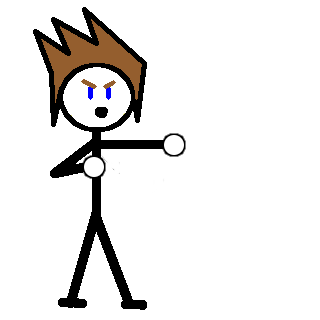
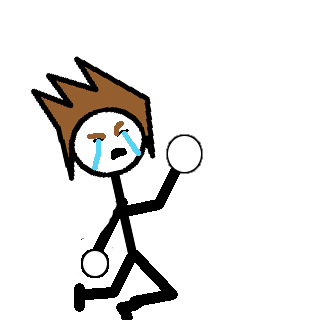
Layer changes from the first 320x320 image to the second:
hid "Arms_Punch" over [50, 133, 186, 193]
added layer "LoserFace" above "HappyFace" over [87, 121, 141, 170]
hid "Punch face" over [81, 79, 116, 118]
added layer "LoserBody" above "Body" over [31, 55, 203, 320]
hid "Body" over [33, 7, 147, 310]
